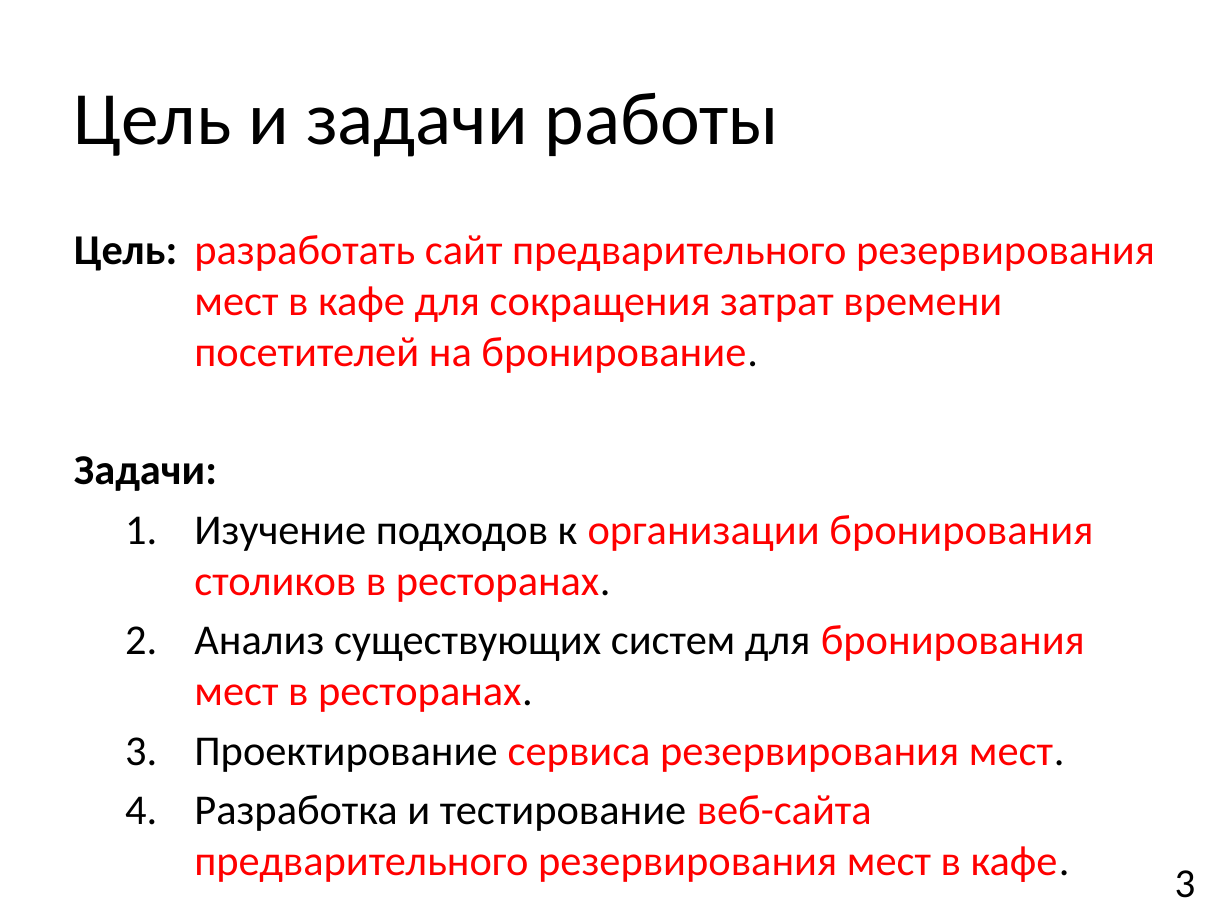
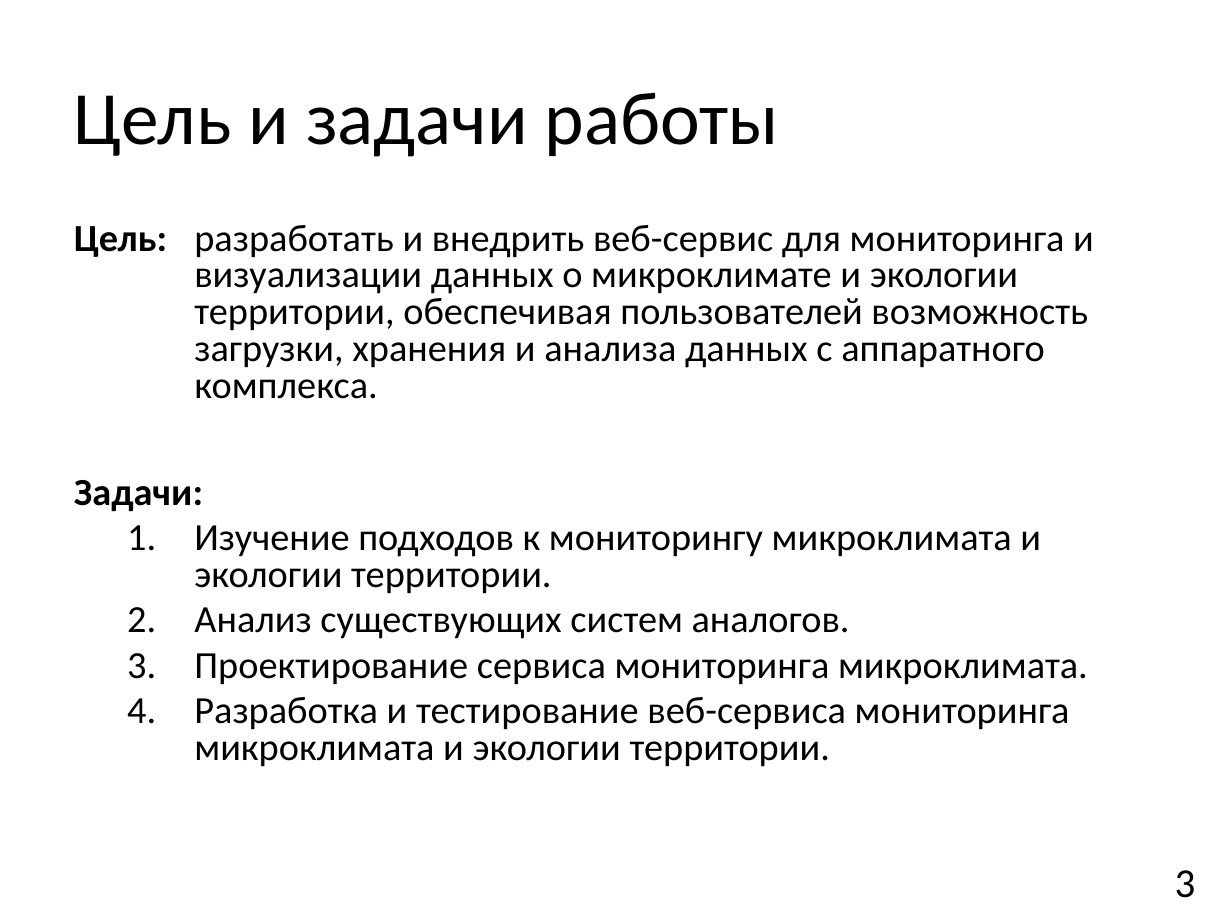
Before and after one commit to ostaaaaat/monitoring, a slide deck: slide 3 of 3 [Презентация].pptx. Drawn at 1232x924 pixels with LibreOffice and Linux fonts; fonts in the diff are those of the drawing. Boxes give left, top, right and bottom in pixels: in the first picture for what was removed or moved away, otherwise in the second. Text is boxed around its words. In the diff, an @@ line names an element or a change of style, - is before the commit and + after.

```diff
--- a/3 [Презентация].pptx
+++ b/3 [Презентация].pptx
@@ text at (74, 225, 1094, 399): text changed; size 24.8 to 22.4 pt; text colour #FF0000 to #000000 @@
-Цель: разработать сайт предварительного резервирования мест в кафе для сокращения затрат времени посетителей на бронирование.
+Цель: разработать и внедрить веб-сервис для мониторинга и визуализации данных о микроклимате и экологии территории, обеспечивая пользователей возможность загрузки, хранения и анализа данных с аппаратного комплекса.
@@ text at (74, 480, 203, 512): size 24.8 to 22.4 pt in "Задачи:" @@
@@ text at (194, 525, 1088, 767): text changed; size 24.8 to 22.4 pt; text colour #FF0000 to #000000 @@
-1. Изучение подходов к организации бронирования столиков в ресторанах.
-2. Анализ существующих систем для бронирования мест в ресторанах.
-3. Проектирование сервиса резервирования мест.
-4. Разработка и тестирование веб-сайта предварительного резервирования мест в кафе.
+1. Изучение подходов к мониторингу микроклимата и экологии территории.
+2. Анализ существующих систем аналогов.
+3. Проектирование сервиса мониторинга микроклимата.
+4. Разработка и тестирование веб-сервиса мониторинга микроклимата и экологии территории.
```
Also in this commit, not shown: 10 other slides changed, 7 slides added, 8 slides removed.
